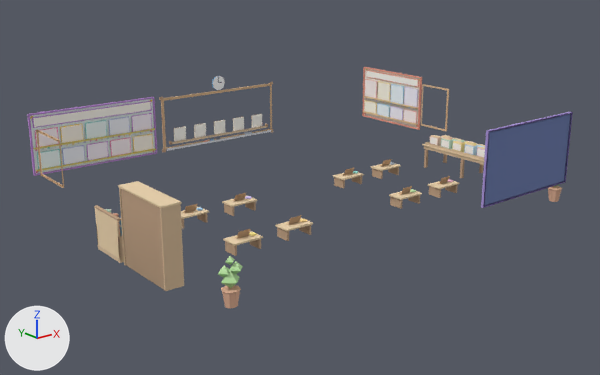
A saved change to the glTF model assets/pi_interior_props.glb.
One viewpoint serves both versions: a camera (50 mm lens) standing at (-13.6, -16.44, 7.12) and looking at (-0.45, 0.0, 0.54). The axes (+X, +Y, +Z) are drawn at lower left. The lights are the same throughout. The picture after the commit comes second. Vertices at exactly the same position are counted once.

The first picture shows 'lalu_asma_papan', 'lalu_bingkai_papan', 'lalu_doa_papan', 'lalu_hadis_papan', 'meja_rendah_2', 'meja_rendah_5', 'meja_rendah_6', 'pasu_2', 'rak_buku', 'rak_sejadah' and 37 more.
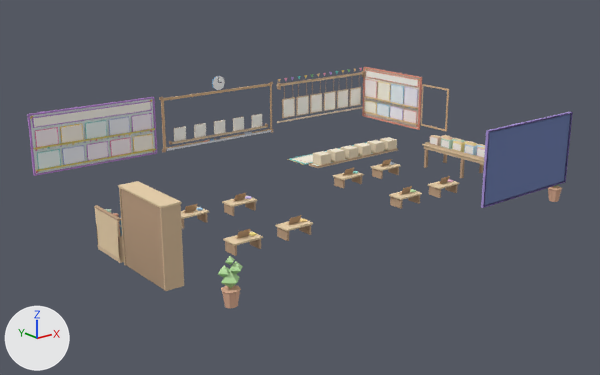
The change in detail:
me_lalu_bingkai_papan is used by ob_lalu_bingkai_papan; location (0.0, 0.0, 0.0).
me_lalu_bingkai_papan had 144 vertices, 198 faces and spanned x -6.0..6.0, y 0.65..4.5, z 0.83..2.46.
me_lalu_bingkai_papan now has 120 vertices, 162 faces and spans x -2.02..6.0, y 0.65..4.5, z 0.83..2.46.
me_lalu_bingkai_papan part 1: the loose piece of 24 vertices spanning x -6.0..-5.97, y 2.3..3.7, z 1.05..2.25 is deleted.
Mesh me_lalu_sirah_blok_6 is new.
It has 16 vertices, 20 faces and spans x -0.2..0.2, y -0.2..0.2, z -0.17..0.171.
It uses material mat_warna_bucu.
Mesh me_lalu_sirah_papan_6 is new.
It has 28 vertices, 38 faces and spans x -0.25..0.25, y -0.016..0.015, z -0.31..0.77.
It uses material mat_warna_bucu.
Mesh me_lalu_sirah_rel is new.
It has 80 vertices, 62 faces and spans x 2.2..5.95, y 4.38..4.5, z 1.1..2.52.
It uses material mat_warna_bucu.
Mesh me_lalu_sirah_alas is new.
It has 308 vertices, 364 faces and spans x 2.2..5.9, y 2.56..3.97, z 0.0..0.06.
It uses material mat_warna_bucu.
Object 'lalu_sirah_blok_6' (ob_lalu_sirah_blok_6) is new; it shows me_lalu_sirah_blok_6.
Its location is (5.55, 2.78, 0.21).
Object 'lalu_sirah_blok_5' (ob_lalu_sirah_blok_5) is new; it shows a copy of me_lalu_sirah_blok_6.
Its location is (4.97, 2.78, 0.21).
Object 'lalu_sirah_blok_4' (ob_lalu_sirah_blok_4) is new; it shows a copy of me_lalu_sirah_blok_6.
Its location is (4.39, 2.78, 0.21).
Object 'lalu_sirah_blok_3' (ob_lalu_sirah_blok_3) is new; it shows a copy of me_lalu_sirah_blok_6.
Its location is (3.81, 2.78, 0.21).
Object 'lalu_sirah_blok_2' (ob_lalu_sirah_blok_2) is new; it shows a copy of me_lalu_sirah_blok_6.
Its location is (3.23, 2.78, 0.21).
Object 'lalu_sirah_blok_1' (ob_lalu_sirah_blok_1) is new; it shows a copy of me_lalu_sirah_blok_6.
Its location is (2.65, 2.78, 0.21).
Object 'lalu_sirah_papan_6' (ob_lalu_sirah_papan_6) is new; it shows me_lalu_sirah_papan_6.
Its location is (5.55, 4.46, 1.55).
Object 'lalu_sirah_papan_5' (ob_lalu_sirah_papan_5) is new; it shows a copy of me_lalu_sirah_papan_6.
Its location is (4.97, 4.46, 1.55).
Object 'lalu_sirah_papan_4' (ob_lalu_sirah_papan_4) is new; it shows a copy of me_lalu_sirah_papan_6.
Its location is (4.39, 4.46, 1.55).
Object 'lalu_sirah_papan_3' (ob_lalu_sirah_papan_3) is new; it shows a copy of me_lalu_sirah_papan_6.
Its location is (3.81, 4.46, 1.55).
Object 'lalu_sirah_papan_2' (ob_lalu_sirah_papan_2) is new; it shows a copy of me_lalu_sirah_papan_6.
Its location is (3.23, 4.46, 1.55).
Object 'lalu_sirah_papan_1' (ob_lalu_sirah_papan_1) is new; it shows a copy of me_lalu_sirah_papan_6.
Its location is (2.65, 4.46, 1.55).
Object 'lalu_sirah_rel' (ob_lalu_sirah_rel) is new; it shows me_lalu_sirah_rel.
Its location is (0.0, 0.0, 0.0).
Object 'lalu_sirah_alas' (ob_lalu_sirah_alas) is new; it shows me_lalu_sirah_alas.
Its location is (0.0, 0.0, 0.0).

Boxes (x1, y1, x2, y2) around the edits, measured in the pictures (600 x 375 px):
'lalu_bingkai_papan', reshaped (30% narrower, 34% shorter): before (36, 82, 449, 188); after (159, 82, 449, 152)
'lalu_sirah_rel', added: after (277, 68, 365, 123)
'lalu_sirah_alas', added: after (287, 142, 398, 168)
'lalu_sirah_papan_2', added: after (296, 83, 309, 116)
'lalu_sirah_papan_1', added: after (282, 85, 295, 118)
'lalu_sirah_papan_3', added: after (310, 81, 322, 113)
'lalu_sirah_papan_4', added: after (324, 79, 336, 111)
'lalu_sirah_blok_1', added: after (313, 151, 331, 166)
'lalu_sirah_papan_5', added: after (337, 77, 348, 109)
'lalu_sirah_papan_6', added: after (349, 75, 361, 107)
'lalu_sirah_blok_2', added: after (327, 148, 345, 163)
'lalu_sirah_blok_3', added: after (341, 145, 358, 159)
'lalu_sirah_blok_4', added: after (354, 143, 372, 157)
'lalu_sirah_blok_5', added: after (367, 140, 384, 154)
'lalu_sirah_blok_6', added: after (380, 137, 397, 151)
part 1 of me_lalu_bingkai_papan, deleted: before (36, 129, 64, 188)
